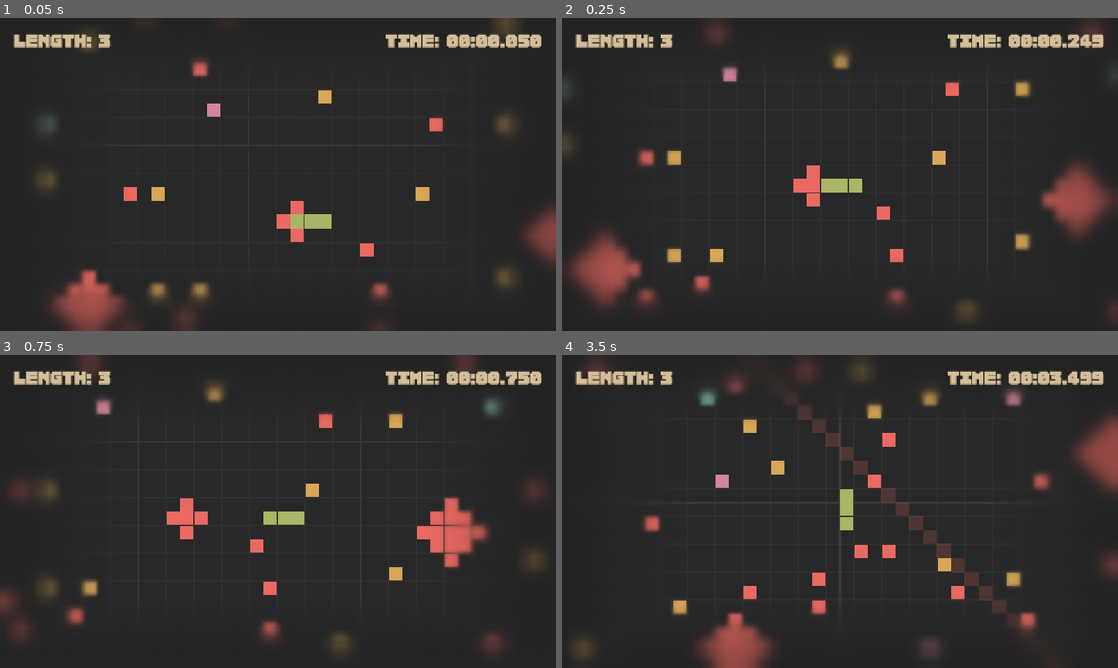
Above: before the commit, frames 1-4 (two rows, left to right).
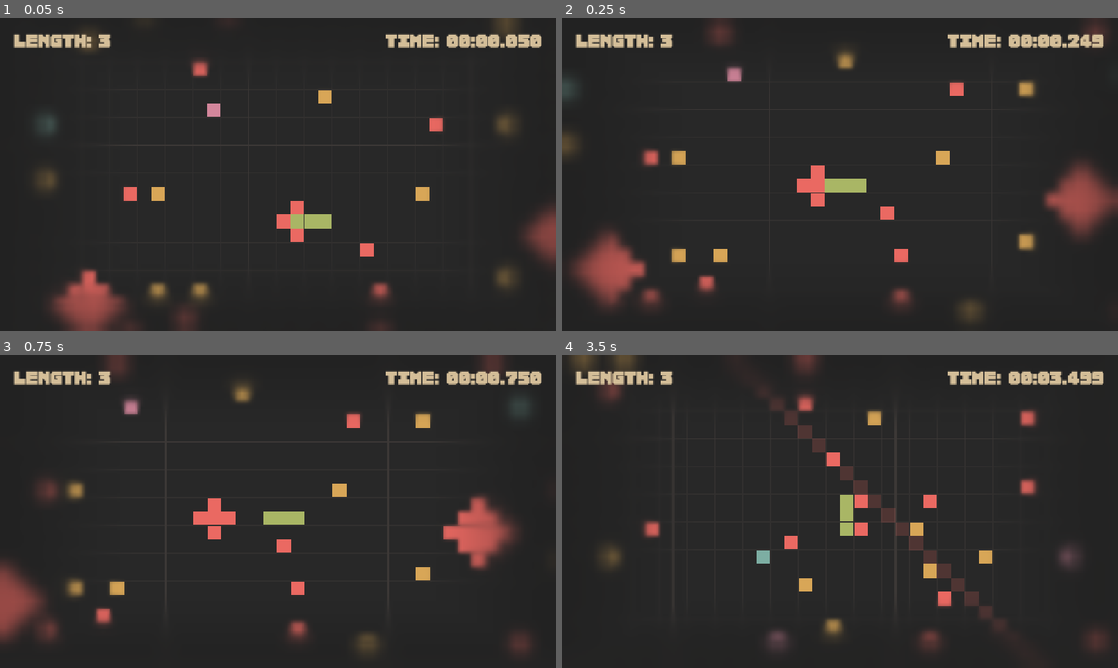
Above: after the commit, the same moments.

Repository: Shh37/Serbent
Game: Godot game, scene res://scenes/Main.tscn
Same seed, same stepped clock (60 frames per second), same inputs: the game is played once before the commit and once after it.
Inputs:
- Up to frame 1 (0.05 s): no input
- Up to frame 2 (0.25 s): no input
- Up to frame 3 (0.75 s): tap Enter at 0.5 s; hold Right (ui_right) from 0.53 s (still down); hold Enter from 0.53 s (still down)
- Up to frame 4 (3.5 s): tap Space at 0.77, 1.52, 3.02 s; release Right (ui_right) at 1.28 s; release Enter at 1.28 s; hold Down (ui_down) 1.28-2.03 s; tap Keypad Enter at 1.35, 2.85 s; hold Right (ui_right) 2.03-2.78 s; hold Enter 2.03-2.78 s; hold Up (ui_up) from 2.78 s (still down)

Frame 1 is identical in both runs. In frame 2, 2.3% of the frame differs, in the area x 9-100%, y 11-94%; in frame 3, 10%; in frame 4, 13%, in the area x 1-100%, y 0-100%.

Commit message:
feat: 長さに応じて加速する機能の追加

Diff:
--- a/scripts/GameConstants.gd
+++ b/scripts/GameConstants.gd
@@ -27,3 +27,8 @@
 const BOMB_SIZE = 5
 const BOMB_WARNING_TIME = 2.5
 const BOMB_EXPLOSION_TIME = 0.5
+
+const SNAKE_INITIAL_SPEED = 0.2
+const SNAKE_MIN_SPEED = 0.06
+const SNAKE_SPEED_INCREMENT = 0.003
+const SNAKE_DASH_MULTIPLIER = 0.4
--- a/scripts/Snake.gd
+++ b/scripts/Snake.gd
@@ -6,13 +6,14 @@
 var input_queue = []
 
 var move_timer = 0.0
-var move_speed_normal = 0.15
-var move_speed_dash = 0.05
+var move_speed_normal = GameConstants.SNAKE_INITIAL_SPEED
+var move_speed_dash = move_speed_normal * GameConstants.SNAKE_DASH_MULTIPLIER
 var is_dashing = false
 
 func _ready():
 	# Initial snake (3 segments)
 	body = [Vector2i(5, 5), Vector2i(4, 5), Vector2i(3, 5)]
+	recalculate_speed()
 	update_position_from_grid()
 
 func _process(delta):
@@ -99,6 +100,7 @@
 		world.check_hazard_collision(self)
 
 	update_position_from_grid()
+	recalculate_speed()
 	queue_redraw()
 
 func cut_snake(cut_index: int):
@@ -113,7 +115,13 @@
 		# Spec: Score reduction (number of segments lost)
 		score = max(0, score - segments_lost)
 		print("Snake cut! Lost ", segments_lost, " segments. New score: ", score)
+		recalculate_speed()
 		queue_redraw()
+
+func recalculate_speed():
+	var segments_added = max(0, body.size() - 3)
+	move_speed_normal = max(GameConstants.SNAKE_MIN_SPEED, GameConstants.SNAKE_INITIAL_SPEED - (segments_added * GameConstants.SNAKE_SPEED_INCREMENT))
+	move_speed_dash = move_speed_normal * GameConstants.SNAKE_DASH_MULTIPLIER
 
 func update_position_from_grid():
 	# Centering the camera/pivot on the head
